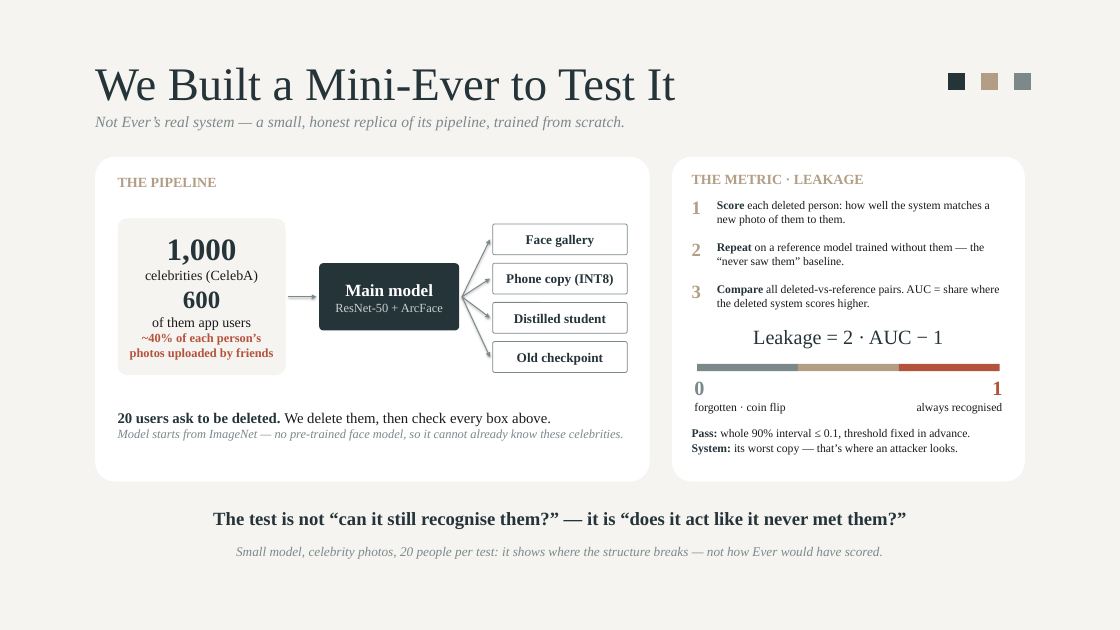
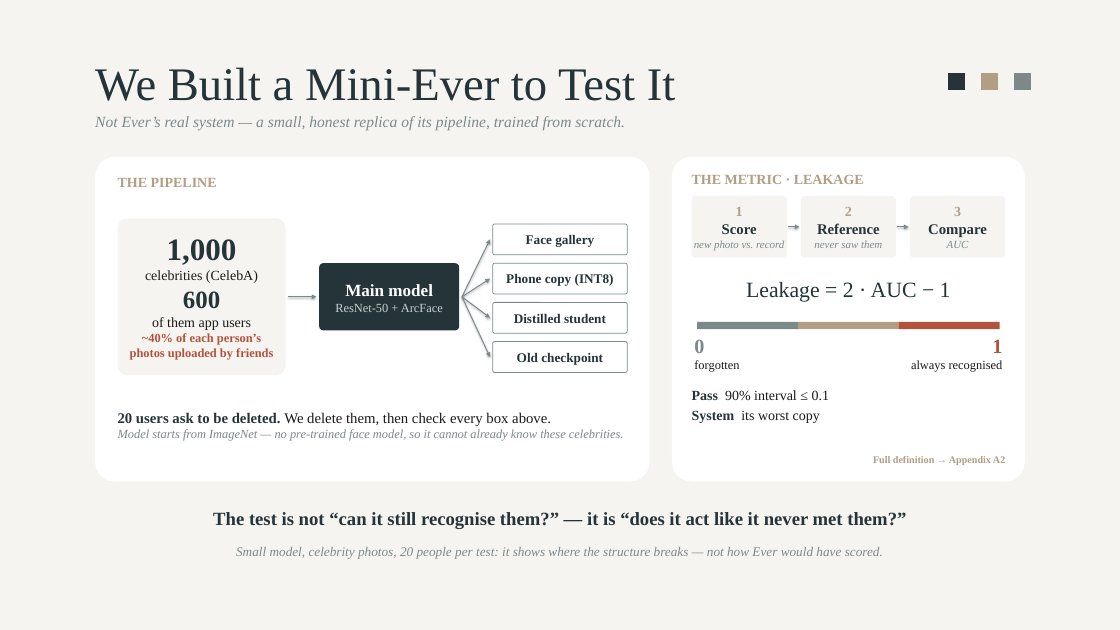
Before and after one commit to NGC12-ZJH/aiaa2290-Mini-Ever, a slide deck: slide 5 of report/Forgettability_EPS_Presentation_v2.pptx. Drawn at 1120x630 pixels with LibreOffice and Linux fonts; fonts in the diff are those of the drawing. Boxes give left, top, right and bottom in pixels: in the first picture for what was removed or moved away, otherwise in the second. Text is boxed around its words. In the diff, an @@ line names an element or a change of style, - is before the commit and + after.

```diff
--- a/report/Forgettability_EPS_Presentation_v2.pptx
+++ b/report/Forgettability_EPS_Presentation_v2.pptx
@@ text "1" at <box>694,207,784,251</box>: vertical alignment top to middle @@
@@ text removed at <box>692,202,701,214</box> @@
-1
@@ rounded rectangle added at <box>692,196,787,258</box>, fill #F6F4F1 @@
@@ text at <box>694,207,784,251</box>: text changed; size 15 to 14 pt; text colour #1C191A to #7C898B; italic on @@
-Score each deleted person: how well the system matches a new photo of them to them.
+1
+Score
+new photo vs. record
@@ rounded rectangle added at <box>801,196,896,258</box>, fill #F6F4F1 @@
@@ text added at <box>814,207,882,248</box>, 14 pt, text #7C898B, italic @@
+2
+Reference
+never saw them
@@ rounded rectangle added at <box>910,196,1005,258</box>, fill #F6F4F1 @@
@@ text added at <box>928,207,987,248</box>, 19 pt, text #253439, bold @@
+3
+Compare
+AUC
@@ arrow added from (788, 227) to (800, 227), #7C898B 1.25 pt @@
@@ arrow added from (897, 227) to (909, 227), #7C898B 1.25 pt @@
@@ text removed at <box>692,243,701,256</box> @@
-2
@@ text removed at <box>717,243,984,265</box> @@
-Repeat on a reference model trained without them — the “never saw them” baseline.
@@ text "Leakage = 2 · AUC ...": place and size @@
-text "Leakage = 2 · AUC ..." at <box>753,330,943,348</box>
+text "Leakage = 2 · AUC ..." at <box>746,282,951,302</box>
@@ text "Leakage = 2 · AUC ..." at <box>746,282,951,302</box>: size 26 to 28 pt @@
@@ text removed at <box>692,285,701,298</box> @@
-3
@@ text removed at <box>717,285,999,310</box> @@
-Compare all deleted-vs-reference pairs. AUC = share where the deleted system scores higher.
@@ 3 rectangles, 2 texts: place and size @@
-3 rectangles, 2 texts at <box>694,364,1002,414</box>
+3 rectangles, 2 texts at <box>694,322,1003,372</box>
@@ text at <box>694,360,739,372</box>: text changed; size 15 to 16 pt @@
-forgotten · coin flip
+forgotten
@@ text at <box>911,360,1003,372</box>: size 15 to 16 pt @@
@@ text at <box>692,390,829,423</box>: text changed; size 15 to 18 pt @@
-Pass: whole 90% interval ≤ 0.1, threshold fixed in advance.
-System: its worst copy — that’s where an attacker looks.
+Pass 90% interval ≤ 0.1
+System its worst copy
@@ text added at <box>873,456,1005,465</box>, 13 pt, text #B29E84, bold @@
+Full definition → Appendix A2
```
Also in this commit, not shown: 2 other files.
